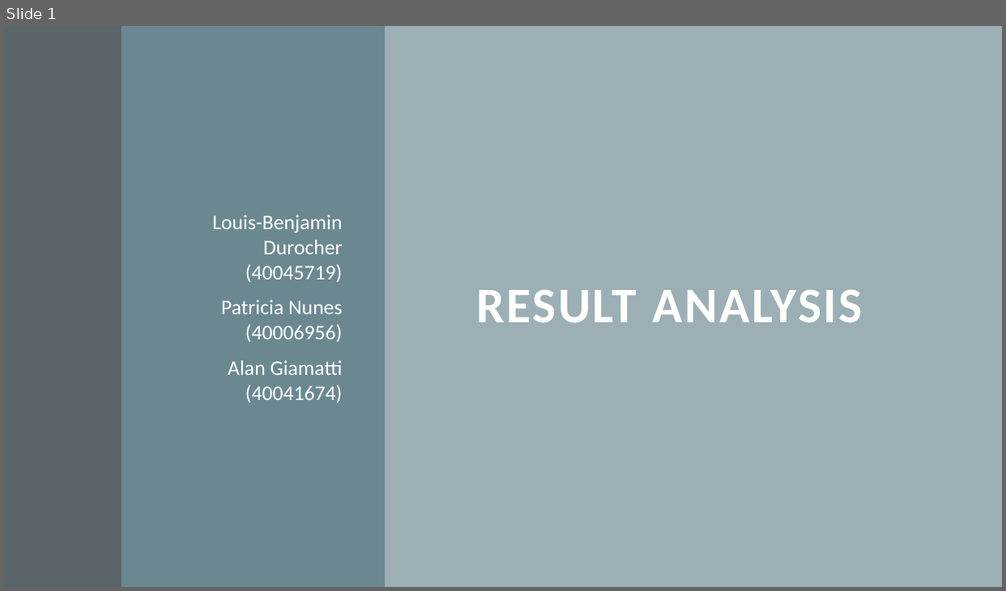
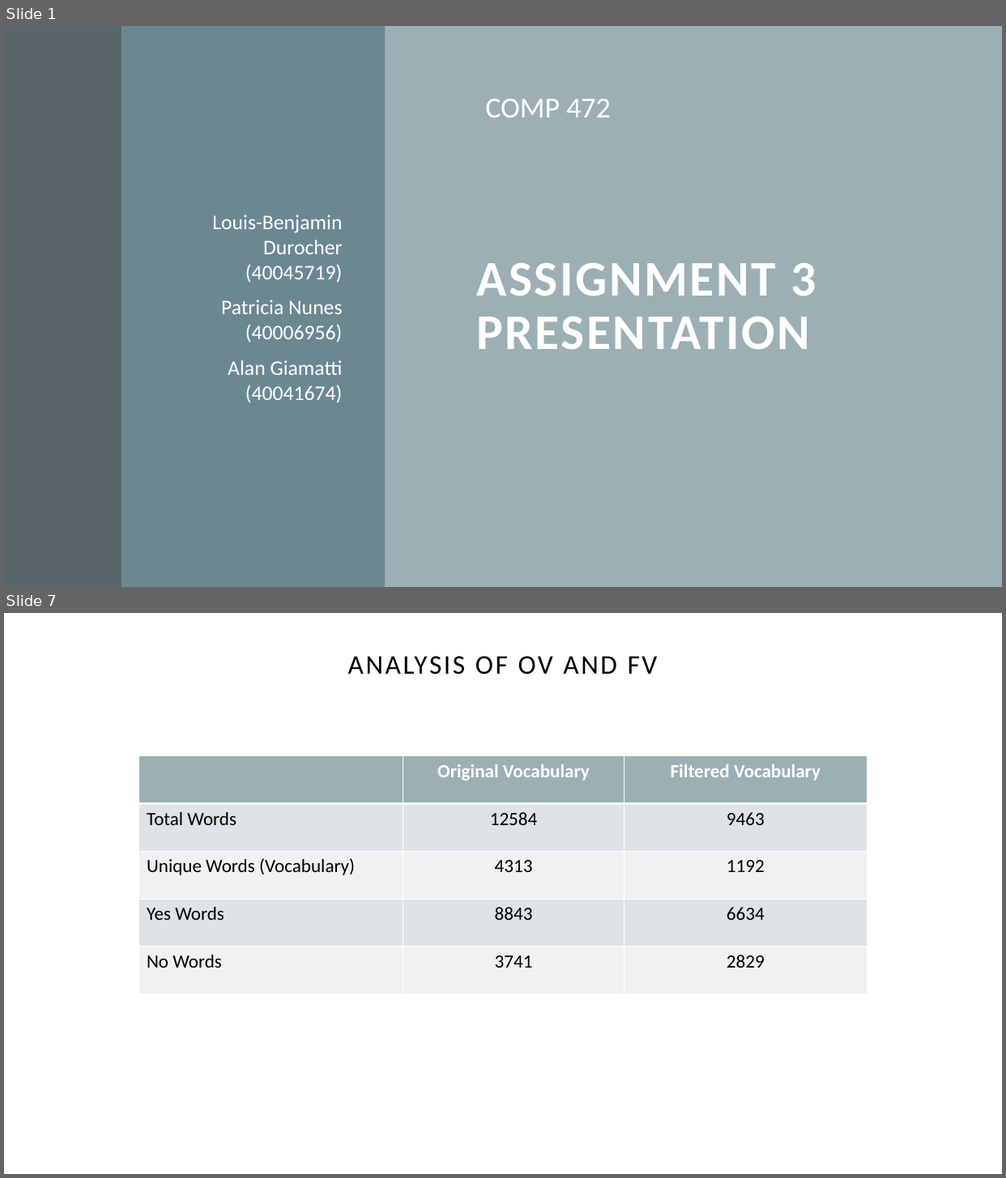
Before and after one commit to patnunes/COMP472, a slide deck: A3_Analysis.pptx. Shown one above the other, each under a label of ours: slide 1 before the commit, slides 1 and 7 after it; the slides between them are not shown. The pictures are 1006x591 and 1006x1178 pixels, drawn with LibreOffice and Linux fonts; fonts in the diff are those of the drawing. Boxes give left, top, right and bottom in pixels: in the first picture for what was removed or moved away, otherwise in the second. Text is boxed around its words. In the diff, an @@ line names an element or a change of style, - is before the commit and + after.

```diff
--- a/A3_Analysis.pptx
+++ b/A3_Analysis.pptx
@@ slide 7 added at [4, 613, 1002, 1174], background #FFFFFF @@
@@ title added at [4, 634, 1002, 697], outline #FFFFFF 2.5 pt, 26 pt, text #000000 @@
+ANALYSIS OF OV AND FV
@@ table added at [139, 756, 868, 994], 5 rows, 3 columns @@
+ | Original Vocabulary | Filtered Vocabulary
+Total Words | 12584 | 9463
+Unique Words (Vocabulary) | 4313 | 1192
+Yes Words | 8843 | 6634
+No Words | 3741 | 2829
@@ slide 1 changed as well @@
@@ text added at [485, 99, 611, 118], 28 pt, text #FFFFFF @@
+COMP 472
@@ title at [476, 263, 816, 349]: text changed @@
-RESULT ANALYSIS
+ASSIGNMENT 3 PRESENTATION
```
Also in this commit, not shown: 11 other slides added, 4 slides removed.
